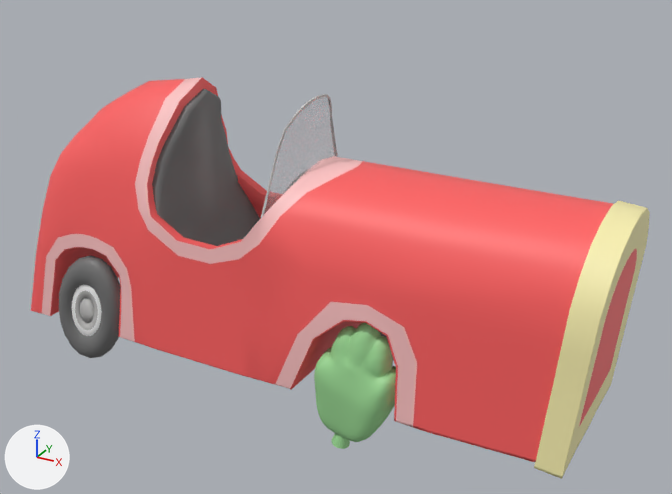
A saved change to the glTF model public/140.gltf.
Before and after are seen from a 50 mm camera at (0.0354, -0.0521, 0.0379) aimed at (-0.0008, 0.0138, 0.005). Arrows for +X, +Y and +Z are at lower left; the lights stay in place. Both versions are drawn at frame 21 of the action 'Anim_0'; the numbers are the values there.

Names of what the first picture shows: 'ARTICHOKEgeo', 'carWheels-DarkBrown.002', 'carWheels-DarkBrown.1', 'caseBase_02-Brown', 'caseBase_02-DarkBrown', 'caseBase_02-DarkBrown.1', 'chair', 'window-DarkBrown.2'.
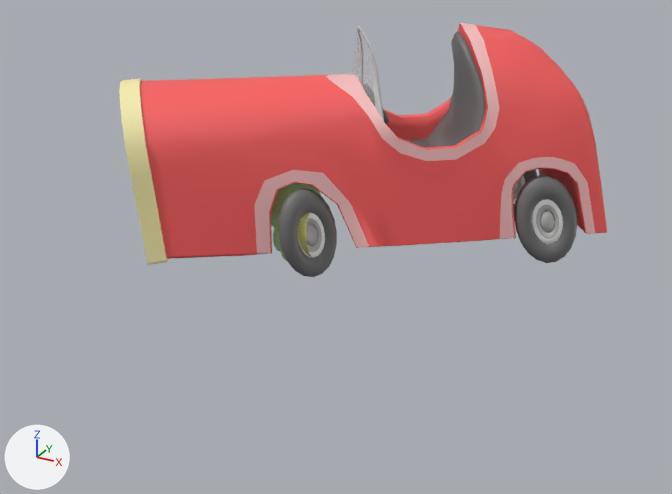
ob_cargrp is not drawn itself; it is the parent of ob_artichokegrp, ob_carwheels, ob_car.
ob_artichokegrp is not drawn itself; it is the parent of ob_pcylinder18, ob_artichokegeo.

What the commit changed:
Mesh me_carwheels_1_darkbrown_004 is new.
It has 400 vertices, 800 faces and spans x -0.00312..0.00312, y -0.00083..0.00083, z -0.00447..0.00447.
It uses material mat_darkbrown_1 (grey #737373).
In object 'carGRP' (ob_cargrp), parent is now set to ob_null.
Object 'carGRP' (ob_cargrp) moves from (0.0, 0.0, 0.0) to (0.0, -0.0262, 0.0).
Object 'carGRP' (ob_cargrp) turns from (0, 0, 0) to (0, 0, 39) degrees about x, y and z.
Object 'artichokeGRP' (ob_artichokegrp) moves from (0.0107, -0.00471, 0.00381) to (0.0107, -0.00463, 0.00381).
Object 'artichokeGRP' (ob_artichokegrp) turns from (0, 13, 0) to (0, 167, 30) degrees about x, y and z.
Object 'Null' (ob_null) is new.
Its location is (0.0, 0.0, 0.0).
Its rotation in degrees is (0, 0, 178).
Object 'carWheels_1-DarkBrown.004' (ob_carwheels_1_darkbrown_004) is new; it shows me_carwheels_1_darkbrown_004.
Its parent is ob_carwheels_1.
Its location is (0.0, 0.0, 0.0).
Object 'carWheels_1' (ob_carwheels_1) is new.
Its parent is ob_cargrp.
Its location is (0.0109, 0.00532, 0.00489).
Its rotation in degrees is (0, 0, 30).

Location of each change, [x1, y1, x2, y2] in pixels of the pictures (672 x 494 px):
'caseBase_02-DarkBrown', moved, turned: before [31, 78, 637, 462]; after [140, 23, 607, 259]
'caseBase_02-Brown', moved, turned: before [42, 77, 417, 427]; after [254, 22, 595, 255]
'caseBase_02-DarkBrown.1', moved, turned: before [534, 200, 650, 479]; after [119, 78, 167, 265]
'chair', moved, turned: before [152, 89, 260, 246]; after [404, 31, 486, 148]
'ARTICHOKEgeo', moved, turned: before [314, 323, 396, 442]; after [271, 183, 321, 261]
'carWheels-DarkBrown.1', moved, turned: before [59, 255, 394, 361]; after [513, 170, 577, 263]
'window-DarkBrown.2', moved, turned: before [264, 97, 338, 214]; after [352, 29, 377, 106]
'carWheels_1-DarkBrown.004', added: after [278, 188, 337, 277]
'carWheels-DarkBrown.002', moved, turned: before [75, 291, 98, 330]; after [513, 178, 559, 239]
'carWheels-DarkBrown.2', moved, turned: before [72, 285, 102, 336]; after [513, 176, 563, 244]
'window-DarkBrown.1', moved, turned: before [261, 94, 332, 218]; after [357, 26, 384, 121]
'carWheels_1-DarkBrown.1', now drawn: after [306, 218, 322, 252]
'carWheels_1-DarkBrown.3', now drawn: after [298, 212, 312, 257]
'carWheels_1-DarkBrown.2', now drawn: after [298, 213, 325, 258]
'pCylinder18', moved, turned (not visible afterwards): before [331, 433, 350, 449]
'steeringWheel-DarkBrown.1', moved, turned (not visible before): after [382, 107, 389, 124]
